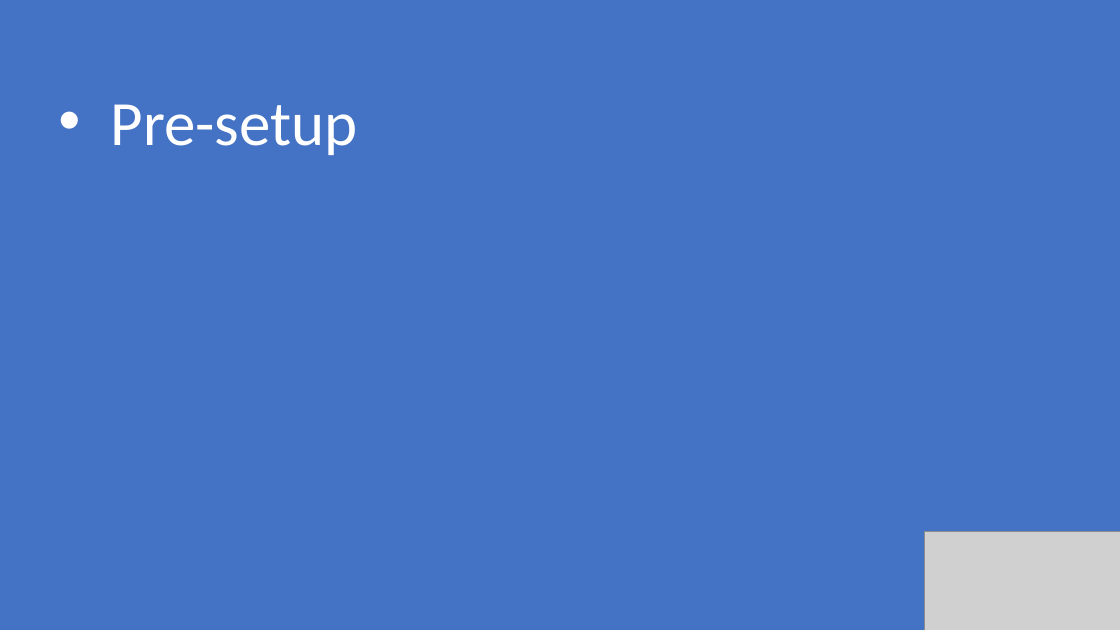
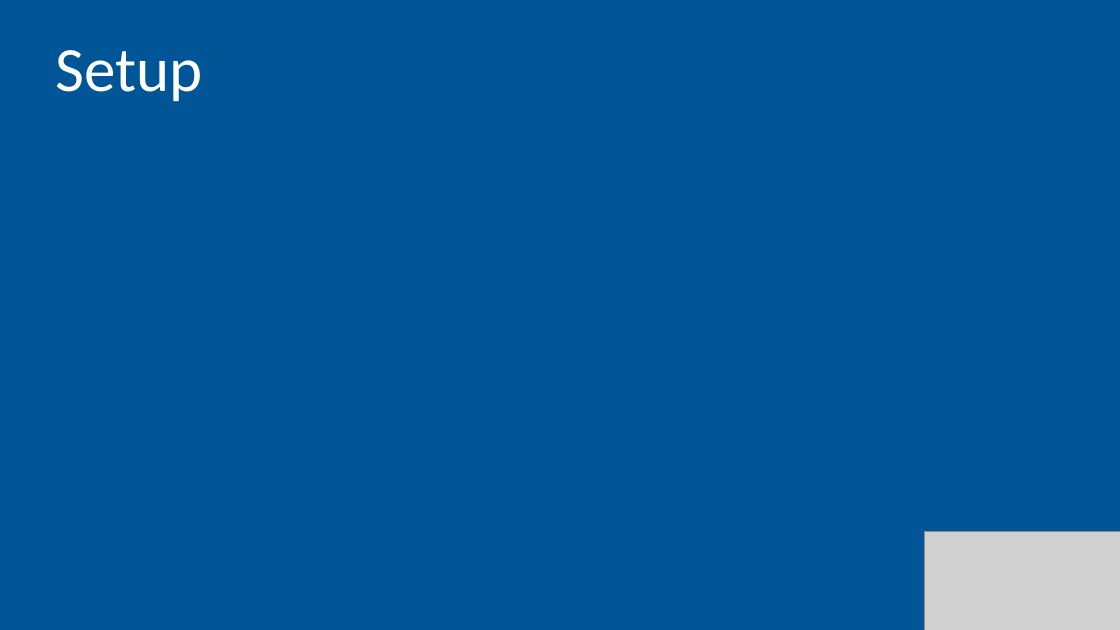
Before and after one commit to pulcher/dotnet-5-with-a-slice-of-pi, a slide deck: slide 11 of dotet-4-with-a-slice-of-pi.pptx. Drawn at 1120x630 pixels with LibreOffice and Linux fonts; fonts in the diff are those of the drawing; grey boxes stand for pictures. Boxes give left, top, right and bottom in pixels: in the first picture for what was removed or moved away, otherwise in the second. Text is boxed around its words. In the diff, an @@ line names an element or a change of style, - is before the commit and + after.

```diff
--- a/dotet-4-with-a-slice-of-pi.pptx
+++ b/dotet-4-with-a-slice-of-pi.pptx
@@ background #4472C4 to #005596 @@
@@ text at (x1=56, y1=50, x2=203, y2=101): text changed @@
-• Pre-setup
+Setup
```
Also in this commit, not shown: 11 other slides changed, 4 slides added, 4 slides removed, 3 other files.
